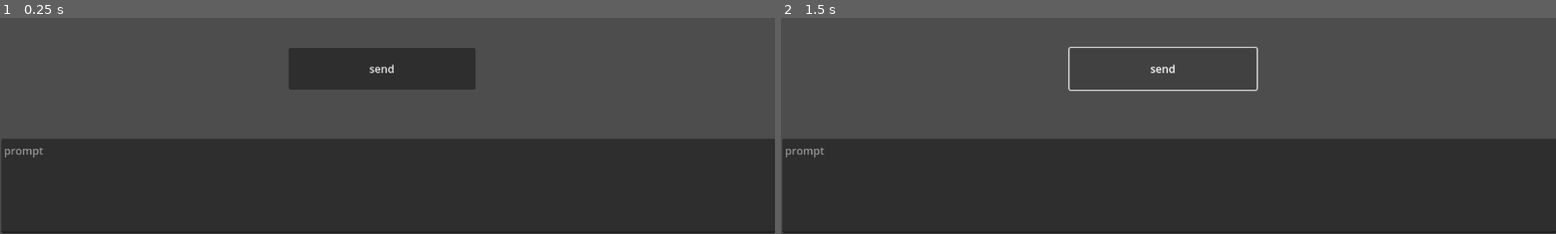
Above: before the commit, frames 1-2 (left to right).
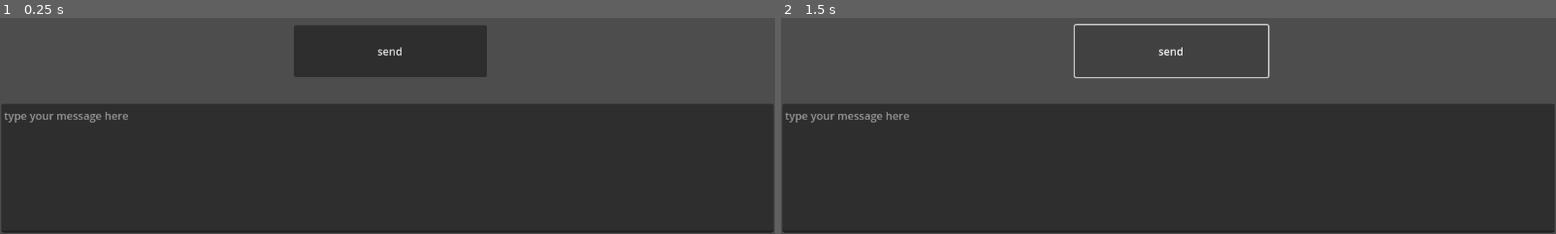
Above: after the commit, the same moments.

Repository: ahhhhhhhhhhhhhhhhhhhhhh1/sloplab
Game: Godot game, scene res://frontend.tscn
Two runs of this game, one before a commit and one after it. Both use one fixed random seed, a clock stepped at 60 frames per second and the inputs below. Before the commit the project starts from res://main.tscn.
Inputs:
- Up to frame 1 (0.25 s): no input
- Up to frame 2 (1.5 s): click "send" at 0.5 s; click "send" at 1.25 s

The runs differ from the first frame. In frame 1, 20% of the frame differs, in the area x 0-100%, y 3-100%; in frame 2, 17%.

Commit message:
Refactor and split UI/backend, add frontend scene
Renamed inference.gd to API.gd and refactored it to separate backend logic from UI. Added new frontend.gd and frontend.tscn for the user interface, and backend.tscn for backend processing. Also added a custom input action for sending messages.

Diff:
--- a/ai-slop-producer/inference.gd
+++ b/ai-slop-producer/API.gd
@@ -1,11 +1,14 @@
-extends HTTPRequest
+extends Node
+
+var reply := ""
 
 const GROQ_URL := "https://api.groq.com/openai/v1/chat/completions"
 const API_KEY := ""
 
 var model := "Llama-3.3-70B-Versatile"
 var response := ""
-@export var usr_txt : Node
+
+var http: HTTPRequest
 
 var tool_info = """
 function name: example.
@@ -25,7 +28,11 @@
 var messages: Array = []
 
 func _ready():
-	# add system prompt once
+	http = HTTPRequest.new()
+	add_child(http)
+	http.request_completed.connect(_on_request_completed)
+
+	# add system prompt
 	add_system_prompt("""
 You are an AI model who has access to tools. Your job is to decide which tool to call based on the user's request, and provide a structured tool call rather than natural language when a tool is needed.
 You must follow these rules:
@@ -82,7 +89,7 @@
 	}
 
 	var json := JSON.stringify(body)
-	request(GROQ_URL, headers, HTTPClient.METHOD_POST, json)
+	http.request(GROQ_URL, headers, HTTPClient.METHOD_POST, json)
 
 
 func _on_request_completed(result, code, headers, body):
@@ -97,6 +104,13 @@
 
 	var msg = data.get("choices", [])[0].get("message", {}).get("content", "")
 	response = msg
+	if response != "":
+		var func_ret = parse_response(response)
+		if func_ret == null:
+			reply = response
+		else:
+			send_user_message("tool returned: " + func_ret)
+		response = ""
 
 	# store AI reply into history
 	messages.append({
@@ -106,21 +120,6 @@
 
 
 ## ========= PRINT REPLIES ========= ##
-
-func _process(delta: float):
-	if response != "":
-		var func_ret = parse_response(response)
-		if func_ret == null:
-			print(response)
-		else:
-			send_user_message("tool returned: " + func_ret)
-		response = ""
-
-
-func _on_button_button_down() -> void:
-	send_user_message(usr_txt.text)
-	usr_txt.text = ""
-
 func parse_response(response):
 	var err = ""
 	if response.substr(0, 11) == "!!!ToolCall":
@@ -152,6 +151,10 @@
 	else:
 		return
 
+func send_message(message):
+	send_user_message(message)
+
+
 func example(arg):
 	print("ai says: ", arg)
 	return "example text"
--- /dev/null
+++ b/ai-slop-producer/backend.tscn
@@ -0,0 +1,9 @@
+[gd_scene load_steps=2 format=3 uid="uid://bhb00dtl23hhs"]
+
+[ext_resource type="Script" uid="uid://dvbmp2jowtgio" path="res://API.gd" id="1_ig7tw"]
+
+[node name="HTTPRequest" type="HTTPRequest"]
+script = ExtResource("1_ig7tw")
+
+[connection signal="request_completed" from="." to="." method="_on_request_completed"]
+[connection signal="send_message" from="." to="." method="_on_send_message"]
--- /dev/null
+++ b/ai-slop-producer/frontend.gd
@@ -0,0 +1,17 @@
+extends Control
+
+@export var text_field : Node
+@export var label : Node
+
+func _on_button_pressed() -> void:
+	send()
+
+func _process(delta: float) -> void:
+	label.text = API.reply
+	if Input.is_action_just_pressed("send"):
+		send()
+
+func send():
+	if text_field.text != "":
+		API.send_message(text_field.text)
+		text_field.text = ""
--- /dev/null
+++ b/ai-slop-producer/frontend.tscn
@@ -0,0 +1,39 @@
+[gd_scene load_steps=2 format=3 uid="uid://bvmj3n2era1tr"]
+
+[ext_resource type="Script" uid="uid://c6cvprpumai3n" path="res://frontend.gd" id="1_t0f2c"]
+
+[node name="Control" type="Control" node_paths=PackedStringArray("text_field", "label")]
+layout_mode = 3
+anchors_preset = 15
+anchor_right = 1.0
+anchor_bottom = 1.0
+grow_horizontal = 2
+grow_vertical = 2
+script = ExtResource("1_t0f2c")
+text_field = NodePath("TextEdit")
+label = NodePath("Label")
+
+[node name="Button" type="Button" parent="."]
+layout_mode = 0
+offset_left = 437.0
+offset_top = 337.0
+offset_right = 724.0
+offset_bottom = 414.0
+text = "send"
+
+[node name="TextEdit" type="TextEdit" parent="."]
+layout_mode = 0
+offset_left = 2.0
+offset_top = 454.0
+offset_right = 1150.0
+offset_bottom = 646.0
+placeholder_text = "type your message here"
+
+[node name="Label" type="Label" parent="."]
+layout_mode = 0
+offset_left = 6.0
+offset_top = 6.0
+offset_right = 1144.0
+offset_bottom = 301.0
+
+[connection signal="pressed" from="Button" to="." method="_on_button_pressed"]
--- a/ai-slop-producer/main.tscn
+++ /dev/null
@@ -1,26 +0,0 @@
-[gd_scene load_steps=2 format=3 uid="uid://bhb00dtl23hhs"]
-
-[ext_resource type="Script" uid="uid://dvbmp2jowtgio" path="res://inference.gd" id="1_ig7tw"]
-
-[node name="Node2D" type="Node2D"]
-
-[node name="HTTPRequest" type="HTTPRequest" parent="." node_paths=PackedStringArray("usr_txt")]
-script = ExtResource("1_ig7tw")
-usr_txt = NodePath("../TextEdit")
-
-[node name="Button" type="Button" parent="."]
-offset_left = 429.0
-offset_top = 371.0
-offset_right = 707.0
-offset_bottom = 433.0
-text = "send"
-
-[node name="TextEdit" type="TextEdit" parent="."]
-offset_left = 2.0
-offset_top = 506.0
-offset_right = 1153.0
-offset_bottom = 647.0
-placeholder_text = "prompt"
-
-[connection signal="request_completed" from="HTTPRequest" to="HTTPRequest" method="_on_request_completed"]
-[connection signal="button_down" from="Button" to="HTTPRequest" method="_on_button_button_down"]
--- a/ai-slop-producer/project.godot
+++ b/ai-slop-producer/project.godot
@@ -11,9 +11,21 @@
 [application]
 
 config/name="sloplab"
-run/main_scene="uid://bhb00dtl23hhs"
+run/main_scene="uid://bvmj3n2era1tr"
 config/features=PackedStringArray("4.5", "GL Compatibility")
 config/icon="res://icon.svg"
+
+[autoload]
+
+API="*res://API.gd"
+
+[input]
+
+send={
+"deadzone": 0.2,
+"events": [Object(InputEventKey,"resource_local_to_scene":false,"resource_name":"","device":-1,"window_id":0,"alt_pressed":false,"shift_pressed":false,"ctrl_pressed":false,"meta_pressed":false,"pressed":false,"keycode":0,"physical_keycode":4194309,"key_label":0,"unicode":0,"location":0,"echo":false,"script":null)
+]
+}
 
 [rendering]
 
Renamed: ai-slop-producer/inference.gd.uid -> ai-slop-producer/API.gd.uid
Not shown, added: ai-slop-producer/frontend.gd.uid
